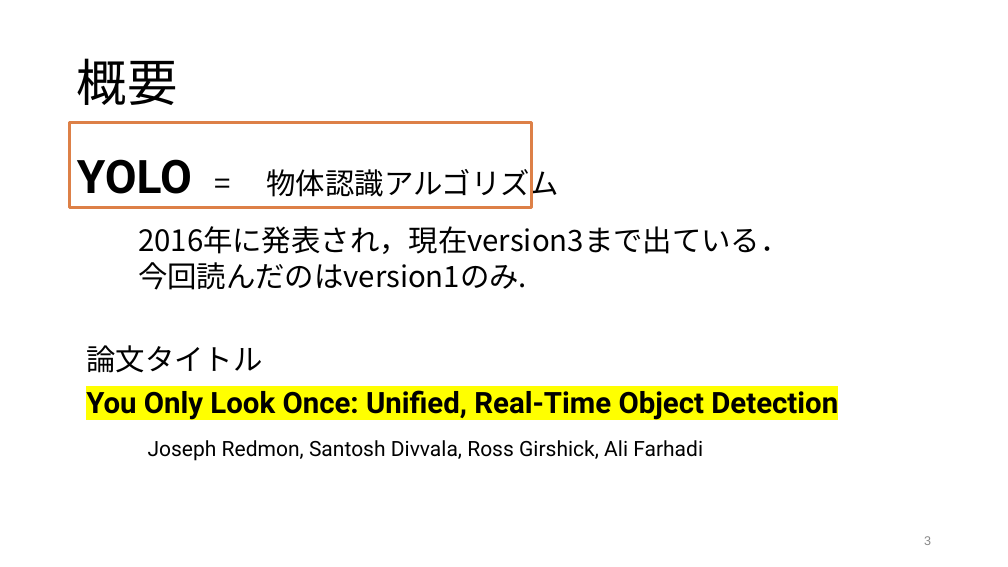
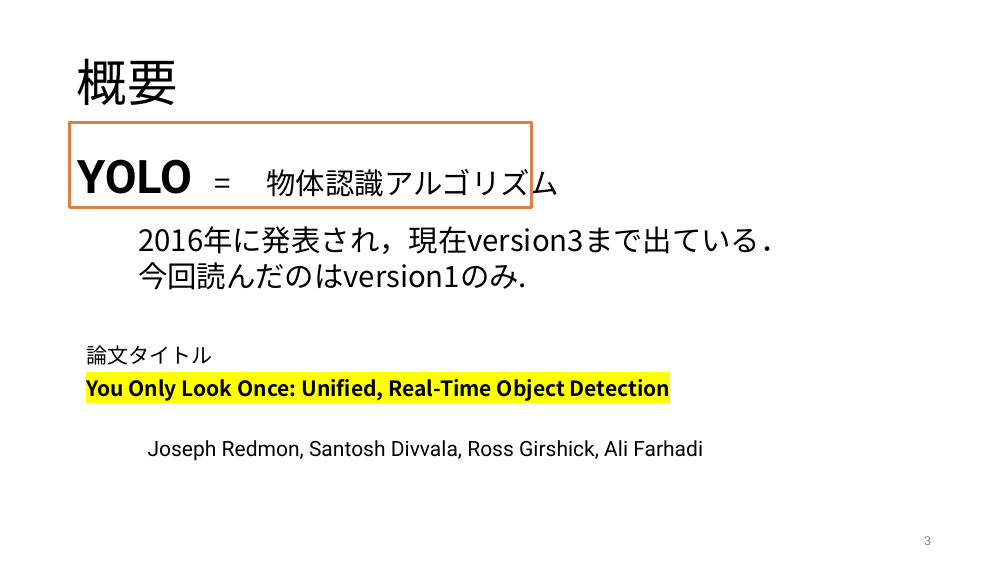
Before and after one commit to tackky/YOLO, a slide deck: slide 3 of yolo.pptx. Drawn at 1008x567 pixels with LibreOffice and Linux fonts; fonts in the diff are those of the drawing. Boxes give left, top, right and bottom in pixels: in the first picture for what was removed or moved away, otherwise in the second. Text is boxed around its words. In the diff, an @@ line names an element or a change of style, - is before the commit and + after.

```diff
--- a/yolo.pptx
+++ b/yolo.pptx
@@ text "論文タイトル" at bbox=[86, 345, 670, 401]: size 28 to 20 pt, font Roboto to Noto Sans CJK JP @@
```
Also in this commit, not shown: 6 other slides changed, 11 slides added, 2 slides removed, 1 other file.
